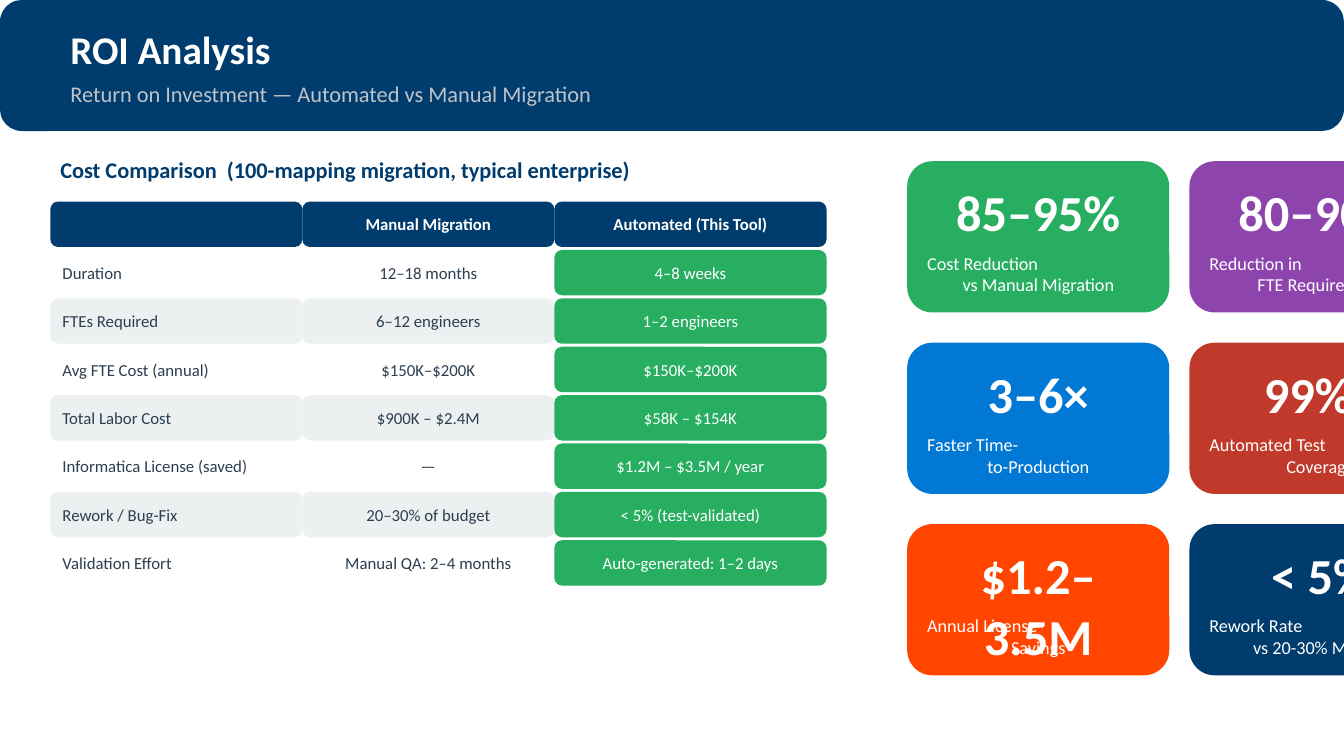
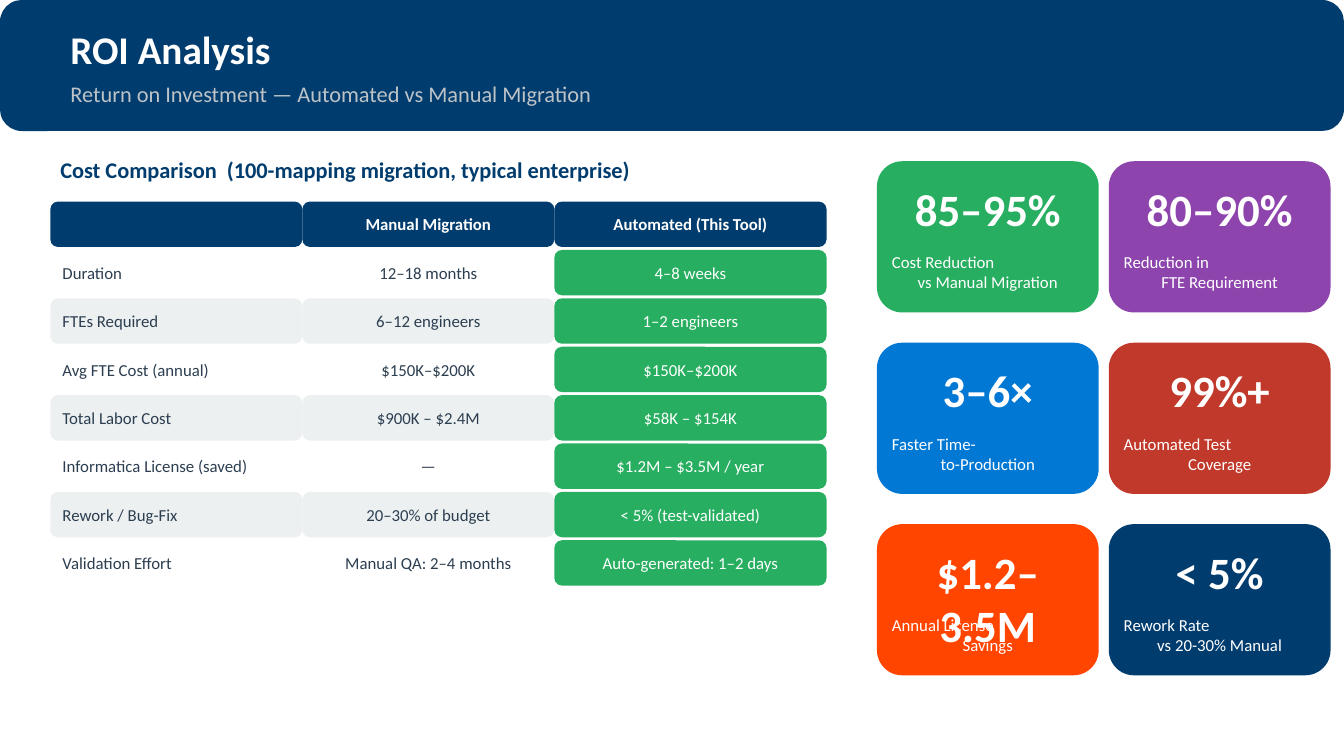
Before and after one commit to cyphou/InformaticaToFabric, a slide deck: slide 9 of output/Informatica_to_Fabric_Migration_Tool.pptx. Drawn at 1344x756 pixels with LibreOffice and Linux fonts; fonts in the diff are those of the drawing. Boxes give left, top, right and bottom in pixels: in the first picture for what was removed or moved away, otherwise in the second. Text is boxed around its words. In the diff, an @@ line names an element or a change of style, - is before the commit and + after.

```diff
--- a/output/Informatica_to_Fabric_Migration_Tool.pptx
+++ b/output/Informatica_to_Fabric_Migration_Tool.pptx
@@ rounded rectangle: place and size @@
-rounded rectangle at <box>907,161,1170,313</box>
+rounded rectangle at <box>877,161,1099,313</box>
@@ text "85–95%": place and size @@
-text "85–95%" at <box>956,196,1120,232</box>
+text "85–95%" at <box>915,195,1061,227</box>
@@ rounded rectangle: place and size @@
-rounded rectangle at <box>1190,161,1344,313</box>
+rounded rectangle at <box>1109,161,1331,313</box>
@@ text "80–90%": place and size @@
-text "80–90%" at <box>1238,196,1344,232</box>
+text "80–90%" at <box>1147,195,1293,227</box>
@@ text "Cost Reduction vs Manual Migration": place and size @@
-text "Cost Reduction vs Manual Migration" at <box>927,257,1114,294</box>
+text "Cost Reduction vs Manual Migration" at <box>892,256,1057,291</box>
@@ text "Reduction in FTE Requirement": place and size @@
-text "Reduction in FTE Requirement" at <box>1209,257,1302,291</box>
+text "Reduction in FTE Requirement" at <box>1124,256,1278,291</box>
@@ rounded rectangle: place and size @@
-rounded rectangle at <box>907,343,1170,494</box>
+rounded rectangle at <box>877,343,1099,494</box>
@@ text "3–6×": place and size @@
-text "3–6×" at <box>988,378,1089,414</box>
+text "3–6×" at <box>943,376,1033,408</box>
@@ rounded rectangle: place and size @@
-rounded rectangle at <box>1190,343,1344,494</box>
+rounded rectangle at <box>1109,343,1331,494</box>
@@ text "99%+": place and size @@
-text "99%+" at <box>1264,378,1344,414</box>
+text "99%+" at <box>1169,376,1269,408</box>
@@ text "Faster Time- to-Production": place and size @@
-text "Faster Time- to-Production" at <box>927,438,1089,473</box>
+text "Faster Time- to-Production" at <box>892,438,1035,470</box>
@@ text "Automated Test Coverage": place and size @@
-text "Automated Test Coverage" at <box>1209,438,1326,451</box>
+text "Automated Test Coverage" at <box>1124,438,1251,473</box>
@@ rounded rectangle: place and size @@
-rounded rectangle at <box>907,524,1170,676</box>
+rounded rectangle at <box>877,524,1099,676</box>
@@ text "$1.2–3.5M": place and size @@
-text "$1.2–3.5M" at <box>981,561,1096,657</box>
+text "$1.2–3.5M" at <box>937,559,1039,654</box>
@@ rounded rectangle: place and size @@
-rounded rectangle at <box>1190,524,1344,676</box>
+rounded rectangle at <box>1109,524,1331,676</box>
@@ size 36 to 32 pt in 6 elements at <box>915,195,1061,227</box>, <box>943,376,1033,408</box>, <box>937,559,1039,654</box>, <box>1147,195,1293,227</box>, <box>1169,376,1269,408</box>, <box>1208,558,1263,590</box> @@
@@ text "< 5%": place and size @@
-text "< 5%" at <box>1308,559,1344,595</box>
+text "< 5%" at <box>1208,558,1263,590</box>
@@ text "Annual License Savings": place and size @@
-text "Annual License Savings" at <box>927,619,1065,657</box>
+text "Annual License Savings" at <box>892,618,1013,654</box>
@@ size 13 to 12 pt in 6 elements at <box>892,256,1057,291</box>, <box>892,438,1035,470</box>, <box>892,618,1013,654</box>, <box>1124,256,1278,291</box>, <box>1124,438,1251,473</box>, <box>1124,619,1282,651</box> @@
@@ text "Rework Rate vs 20-30% Manual": place and size @@
-text "Rework Rate vs 20-30% Manual" at <box>1209,619,1327,654</box>
+text "Rework Rate vs 20-30% Manual" at <box>1124,619,1282,651</box>
```
Also in this commit, not shown: 3 other slides changed, 1 slide added, 2 other files.
